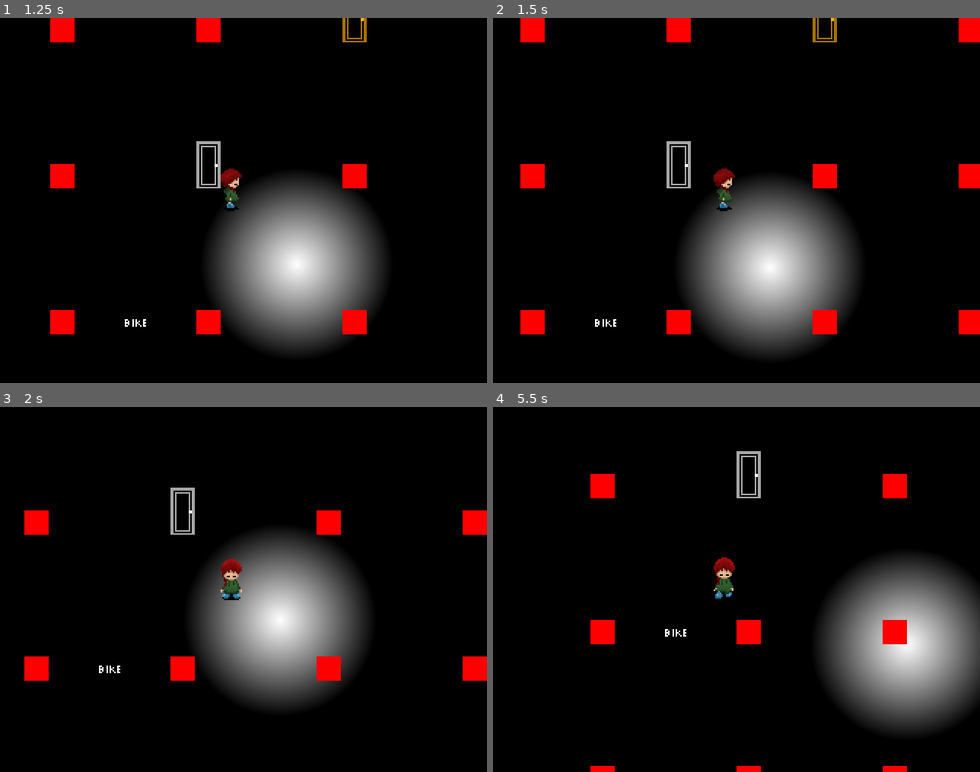
Above: before the commit, frames 1-4 (two rows, left to right).
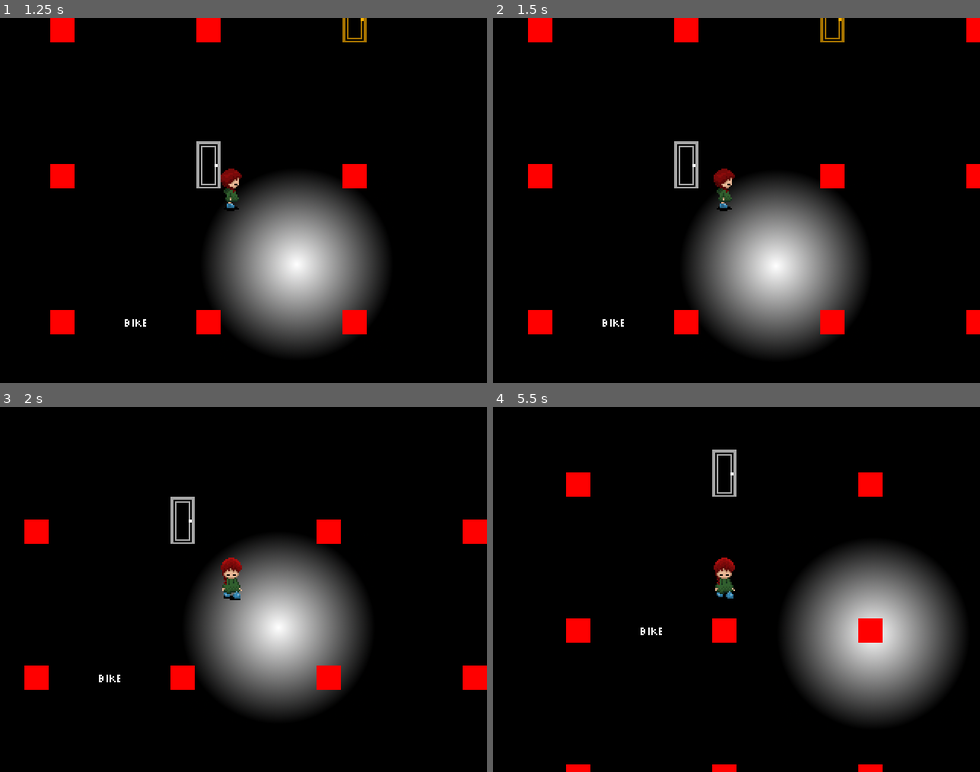
Above: after the commit, the same moments.

Repository: libre-nikki-devs/libre-nikki
Game: Godot game, scene res://scenes/maps/nexus.tscn
Same seed, same stepped clock (60 frames per second), same inputs: the game is played once before the commit and once after it. This scene is started directly instead of the project's main scene. Sound files missing from this copy of the repository are replaced by a short silence.
Inputs (mouse positions are in pixels of both pictures, inside the frame that each line leads up to):
- Up to frame 1 (1.25 s): tap Enter (ui_accept) at 0.5, 0.77 s; move the mouse to (350, 182) at 0.52 s; hold Right (ui_right) from 0.53 s (still down); hold O (mapshot, bound only after the commit) from 0.53 s (still down); click (350, 182) at 0.67 s
- Up to frame 2 (1.5 s): move the mouse to (639, 218) at 1.27 s; release Right (ui_right) at 1.28 s; release O (mapshot, bound only after the commit) at 1.28 s; hold Down (ui_down) from 1.28 s (still down); tap O (mapshot, bound only after the commit) at 1.35 s
- Up to frame 3 (2 s): keep holding Down (ui_down); tap Enter (ui_accept) at 1.52 s
- Up to frame 4 (5.5 s): move the mouse to (785, 509) at 2.02 s; release Down (ui_down) at 2.03 s; hold Right (ui_right) 2.03-2.78 s; hold O (mapshot, bound only after the commit) 2.03-2.78 s; move the mouse to (712, 662) at 2.77 s; hold F (fast_forward) 2.78-3.53 s; tap O (mapshot, bound only after the commit) at 2.85, 4.35 s; click (712, 662) at 2.92 s; tap Enter (ui_accept) at 3.02, 3.77, 4.52 s; move the mouse to (882, 644) at 3.52 s; hold O (mapshot, bound only after the commit) 3.53-4.28 s; hold Left (ui_left) 3.53-5.03 s; tap P (screenshot) at 4.15 s; move the mouse to (590, 534) at 4.27 s; move the mouse to (760, 589) at 5.02 s; hold Down (ui_down) from 5.03 s (still down); hold O (mapshot, bound only after the commit) from 5.03 s (still down); click (760, 589) at 5.17 s

Frame 1 is identical in both runs. In frame 2, 2.5% of the frame differs, in the area x 5-98%, y 0-87%; in frame 3, 2.2%; in frame 4, 18%, in the area x 15-100%, y 11-100%.

Commit message:
Add Mapshot functionality

Diff:
--- a/project.godot
+++ b/project.godot
@@ -152,6 +152,11 @@
 "events": [Object(InputEventKey,"resource_local_to_scene":false,"resource_name":"","device":-1,"window_id":0,"alt_press …(192 unchanged characters)…
 ]
 }
+mapshot={
+"deadzone": 0.5,
+"events": [Object(InputEventKey,"resource_local_to_scene":false,"resource_name":"","device":-1,"window_id":0,"alt_pressed":false,"shift_pressed":false,"ctrl_pressed":false,"meta_pressed":false,"pressed":false,"keycode":79,"physical_keycode":0,"key_label":0,"unicode":111,"location":0,"echo":false,"script":null)
+]
+}
 
 [physics]
 
--- a/scripts/classes/yume_player.gd
+++ b/scripts/classes/yume_player.gd
@@ -122,6 +122,17 @@
 		else:
 			open_menu()
 
+	if event.is_action_pressed("mapshot") and OS.is_debug_build() and current_world:
+		var mapshot: Image = await Game.take_mapshot(current_world)
+
+		if not mapshot:
+			return
+
+		if not DirAccess.dir_exists_absolute(Game.MAPSHOTS_DIRECTORY):
+			DirAccess.make_dir_absolute(Game.MAPSHOTS_DIRECTORY)
+
+		mapshot.save_png(Game.MAPSHOTS_DIRECTORY.path_join(Game.get_timestamp() + ".png"))
+
 func _move() -> void:
 	super()
 
--- a/scripts/game.gd
+++ b/scripts/game.gd
@@ -23,6 +23,8 @@
 
 const SCREENSHOTS_DIRECTORY: String = "user://screenshots"
 
+const MAPSHOTS_DIRECTORY: String = "user://mapshots"
+
 @onready var mouse_timer: Timer = get_node("MouseTimer")
 
 @onready var music_player: AudioStreamPlayer = get_node("MusicPlayer")
@@ -63,9 +65,7 @@
 			if not DirAccess.dir_exists_absolute(SCREENSHOTS_DIRECTORY):
 				DirAccess.make_dir_absolute(SCREENSHOTS_DIRECTORY)
 
-			var date: Dictionary = Time.get_datetime_dict_from_system()
-			var process_frames: int = Engine.get_process_frames()
-			screenshot.save_png(SCREENSHOTS_DIRECTORY.path_join(str("%d%02d%02d_%02d%02d%02d_%d.png" % [date.year, date.month, date.day, date.hour, date.minute, date.second, process_frames])))
+			screenshot.save_png(SCREENSHOTS_DIRECTORY.path_join(get_timestamp() + ".png"))
 
 func _on_scene_changed() -> void:
 	var current_scene: Node = get_tree().current_scene
@@ -212,6 +212,52 @@
 
 	return null
 
+func take_mapshot(map: YumeWorld) -> Image:
+	if not map.bounds.has_area():
+		return null
+
+	var viewport: Viewport = get_viewport()
+
+	if not viewport:
+		return null
+
+	var camera := Camera2D.new()
+	var scene_tree: SceneTree = get_tree()
+	var scene_tree_paused: bool = scene_tree.paused
+	camera.anchor_mode = Camera2D.ANCHOR_MODE_FIXED_TOP_LEFT
+	camera.position = map.bounds.position
+	map.add_child(camera)
+	camera.make_current()
+
+	if not scene_tree_paused:
+		scene_tree.paused = true
+
+	hide()
+	await RenderingServer.frame_post_draw
+	var image := Image.create_empty(int(map.bounds.size.x), int(map.bounds.size.y), false, Image.FORMAT_RGBA8)
+	var segment_size := Vector2i(ProjectSettings.get_setting("display/window/size/viewport_width"), ProjectSettings.get_setting("display/window/size/viewport_height"))
+
+	while camera.position.y < map.bounds.size.y:
+		while camera.position.x < map.bounds.size.x:
+			await RenderingServer.frame_post_draw
+			var segment: Image = viewport.get_texture().get_image()
+
+			if segment:
+				image.blit_rect(segment, Rect2(Vector2.ZERO, segment_size), camera.position - map.bounds.position)
+
+			camera.position.x += segment_size.x
+
+		camera.position.x = map.bounds.position.x
+		camera.position.y += segment_size.y
+
+	show()
+	camera.free()
+
+	if not scene_tree_paused:
+		scene_tree.paused = false
+
+	return image
+
 func open_menu(menu_path: String, menu_property_list: Dictionary = {}) -> void:
 	var menu: YumeMenu = load(menu_path).instantiate()
 	var scene_tree: SceneTree = get_tree()
@@ -257,6 +303,11 @@
 			await tween.finished
 			music_player.stop()
 
+func get_timestamp() -> String:
+	var date: Dictionary = Time.get_datetime_dict_from_system()
+
+	return str("%d%02d%02d_%02d%02d%02d_%d" % [date.year, date.month, date.day, date.hour, date.minute, date.second, Engine.get_frames_drawn()])
+
 func _on_mouse_timer_timeout() -> void:
 	Input.set_mouse_mode(Input.MOUSE_MODE_HIDDEN)
 
